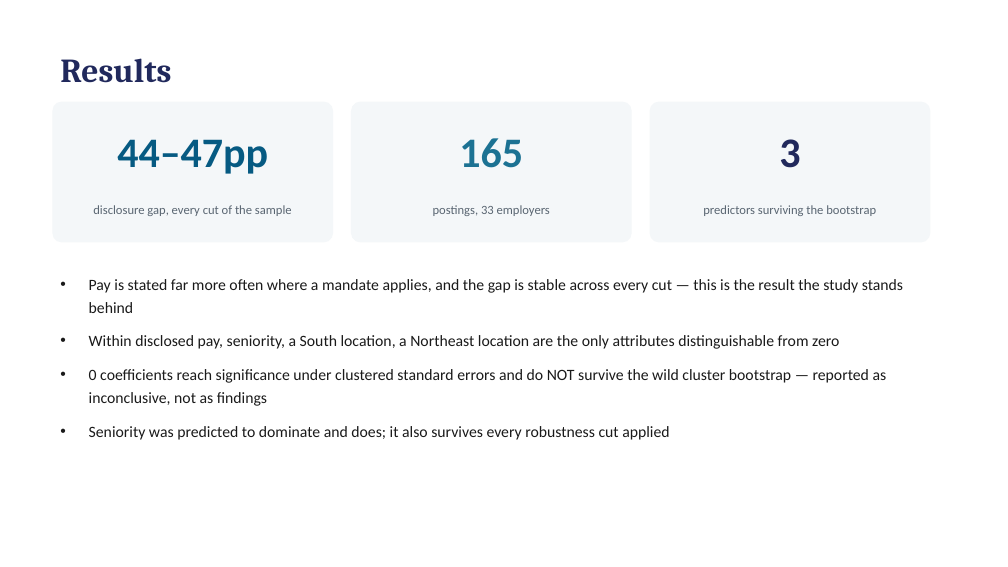
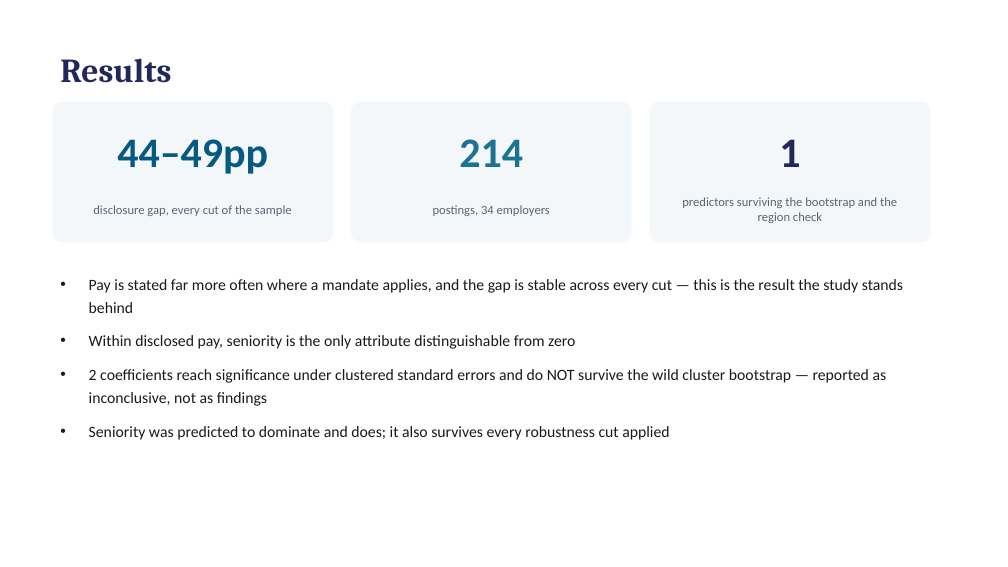
Before and after one commit to hendeal-cyber/Modern-Labor-Market-Data-Submission, a slide deck: slide 6 of paper/presentation.pptx. Drawn at 1008x567 pixels with LibreOffice and Linux fonts; fonts in the diff are those of the drawing. Boxes give left, top, right and bottom in pixels: in the first picture for what was removed or moved away, otherwise in the second. Text is boxed around its words. In the diff, an @@ line names an element or a change of style, - is before the commit and + after.

```diff
--- a/paper/presentation.pptx
+++ b/paper/presentation.pptx
@@ text at <box>117,139,268,174</box>: text changed @@
-44–47pp
+44–49pp
@@ text at <box>459,139,523,167</box>: text changed @@
-165
+214
@@ text at <box>779,139,800,167</box>: text changed @@
-3
+1
@@ text at <box>433,205,550,216</box>: text changed @@
-postings, 33 employers
+postings, 34 employers
@@ text at <box>682,197,897,223</box>: text changed @@
-predictors surviving the bootstrap
+predictors surviving the bootstrap and the region check
@@ text at <box>89,335,887,406</box>: text changed @@
-• Within disclosed pay, seniority, a South location, a Northeast location are the only attributes distinguishable from zero
-• 0 coefficients reach significance under clustered standard errors and do NOT survive the wild cluster bootstrap — reported as inconclusive, not as findings
+• Within disclosed pay, seniority is the only attribute distinguishable from zero
+• 2 coefficients reach significance under clustered standard errors and do NOT survive the wild cluster bootstrap — reported as inconclusive, not as findings
```
Also in this commit, not shown: 5 other slides changed, 14 other files.
